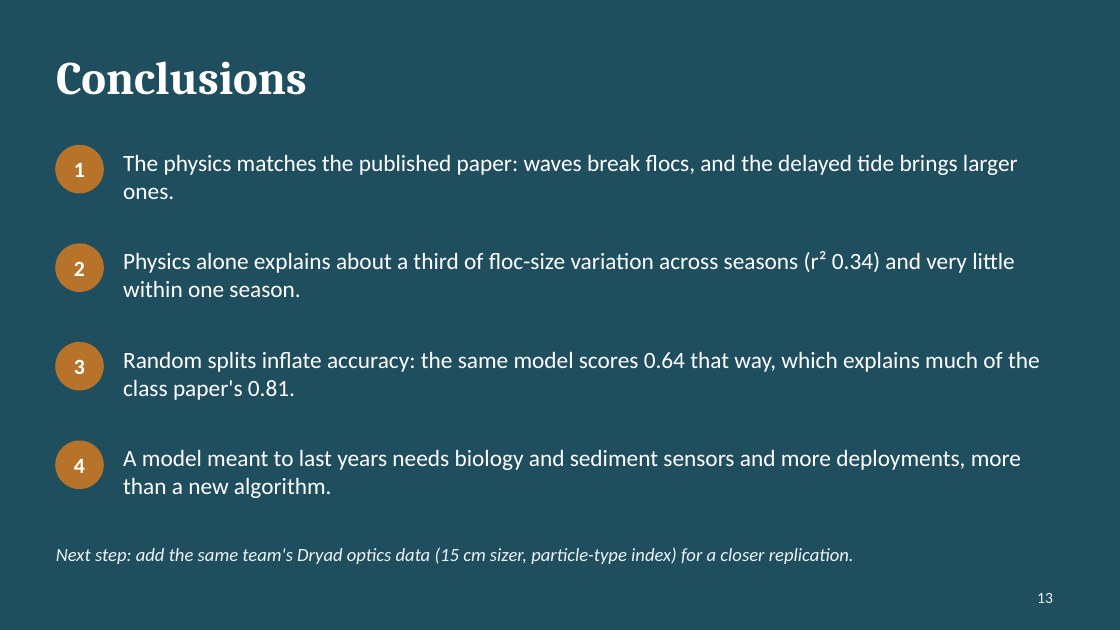
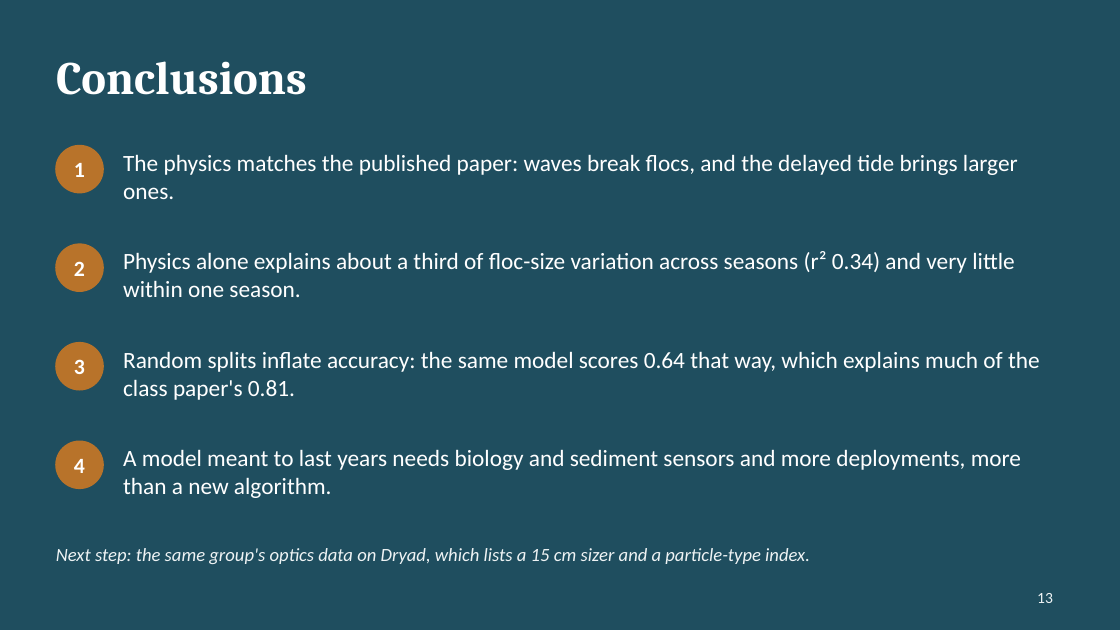
Before and after one commit to armaanyt07-jpg/floc_study, a slide deck: slide 13 of deliverables/Floc_Size_Prediction_Slides.pptx. Drawn at 1120x630 pixels with LibreOffice and Linux fonts; fonts in the diff are those of the drawing. Boxes give left, top, right and bottom in pixels: in the first picture for what was removed or moved away, otherwise in the second. Text is boxed around its words. In the diff, an @@ line names an element or a change of style, - is before the commit and + after.

```diff
--- a/deliverables/Floc_Size_Prediction_Slides.pptx
+++ b/deliverables/Floc_Size_Prediction_Slides.pptx
@@ text at (x1=56, y1=548, x2=810, y2=564): text changed @@
-Next step: add the same team's Dryad optics data (15 cm sizer, particle-type index) for a closer replication.
+Next step: the same group's optics data on Dryad, which lists a 15 cm sizer and a particle-type index.
```
Also in this commit, not shown: 7 other slides changed, 16 other files.
